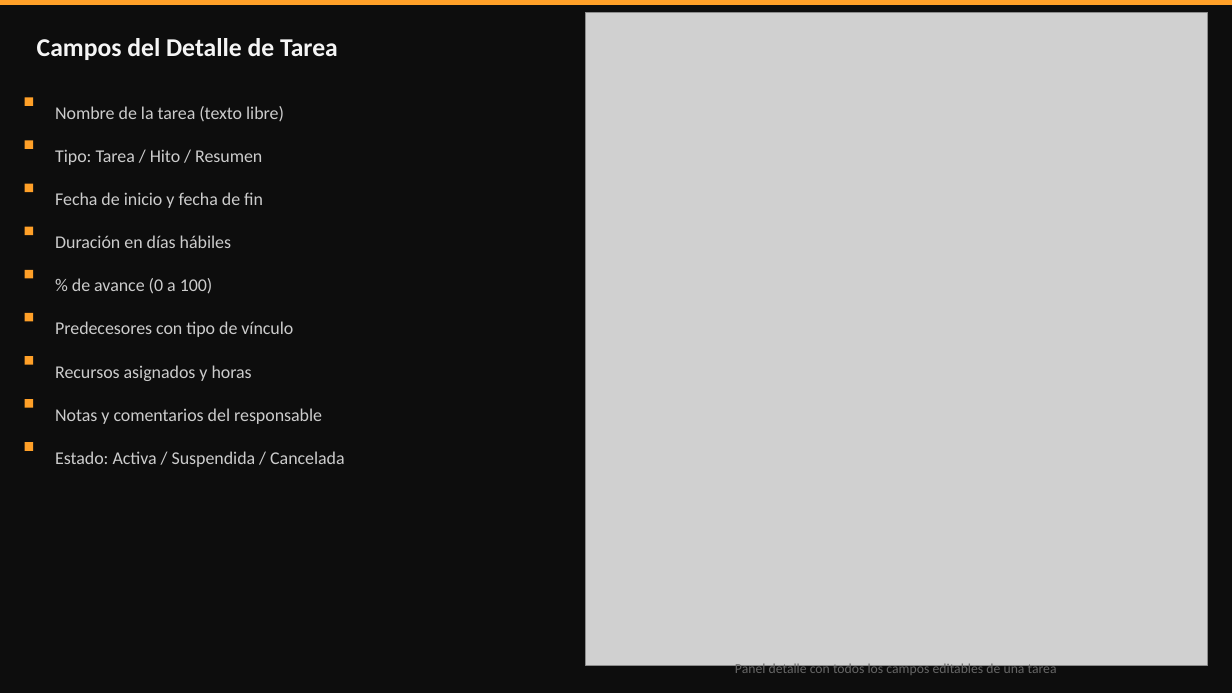
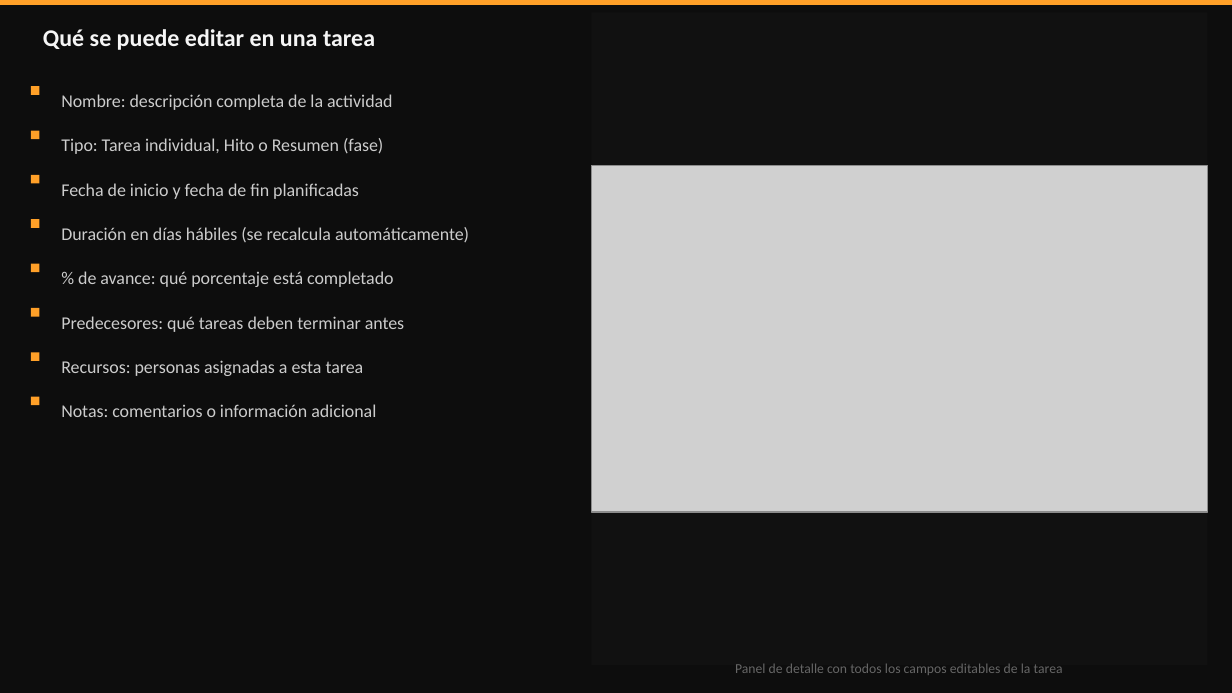
Before and after one commit to ehchavezm-hub/10-cronograma, a slide deck: slide 74 of docs/ECM_Project_Guia_de_Uso.pptx (slide 72 before the commit). Drawn at 1232x693 pixels with LibreOffice and Linux fonts; fonts in the diff are those of the drawing; grey boxes stand for pictures. Boxes give left, top, right and bottom in pixels: in the first picture for what was removed or moved away, otherwise in the second. Text is boxed around its words. In the diff, an @@ line names an element or a change of style, - is before the commit and + after.

```diff
--- a/docs/ECM_Project_Guia_de_Uso.pptx
+++ b/docs/ECM_Project_Guia_de_Uso.pptx
@@ text at bbox=[43, 29, 375, 50]: text changed; size 15 to 14 pt @@
-Campos del Detalle de Tarea
+Qué se puede editar en una tarea
@@ rectangle added at bbox=[591, 12, 1207, 665], fill #111111 @@
@@ 4 rectangles: place and size @@
-4 rectangles at bbox=[25, 97, 33, 235]
+4 rectangles at bbox=[31, 86, 39, 228]
@@ text at bbox=[61, 94, 393, 110]: text changed @@
-Nombre de la tarea (texto libre)
+Nombre: descripción completa de la actividad
@@ text at bbox=[61, 138, 383, 154]: text changed @@
-Tipo: Tarea / Hito / Resumen
+Tipo: Tarea individual, Hito o Resumen (fase)
@@ picture: place and size @@
-picture at bbox=[585, 12, 1207, 665]
+picture at bbox=[591, 165, 1207, 511]
@@ text at bbox=[61, 183, 359, 199]: text changed @@
-Fecha de inicio y fecha de fin
+Fecha de inicio y fecha de fin planificadas
@@ text at bbox=[61, 227, 469, 242]: text changed @@
-Duración en días hábiles
+Duración en días hábiles (se recalcula automáticamente)
@@ 3 rectangles: place and size @@
-3 rectangles at bbox=[25, 270, 33, 365]
+3 rectangles at bbox=[31, 264, 39, 361]
@@ text at bbox=[78, 271, 393, 287]: text changed @@
-% de avance (0 a 100)
+% de avance: qué porcentaje está completado
@@ text at bbox=[61, 316, 404, 332]: text changed @@
-Predecesores con tipo de vínculo
+Predecesores: qué tareas deben terminar antes
@@ text at bbox=[61, 360, 364, 376]: text changed @@
-Recursos asignados y horas
+Recursos: personas asignadas a esta tarea
@@ rectangle: place and size @@
-rectangle at bbox=[25, 399, 33, 408]
+rectangle at bbox=[31, 397, 39, 405]
@@ text at bbox=[61, 404, 376, 417]: text changed @@
-Notas y comentarios del responsable
+Notas: comentarios o información adicional
@@ rectangle removed at bbox=[25, 442, 33, 451] @@
@@ text removed at bbox=[55, 451, 344, 467] @@
-Estado: Activa / Suspendida / Cancelada
@@ text at bbox=[735, 663, 1063, 675]: text changed @@
-Panel detalle con todos los campos editables de una tarea
+Panel de detalle con todos los campos editables de la tarea
```
Also in this commit, not shown: 44 other slides changed, 58 slides added, 64 slides removed.
